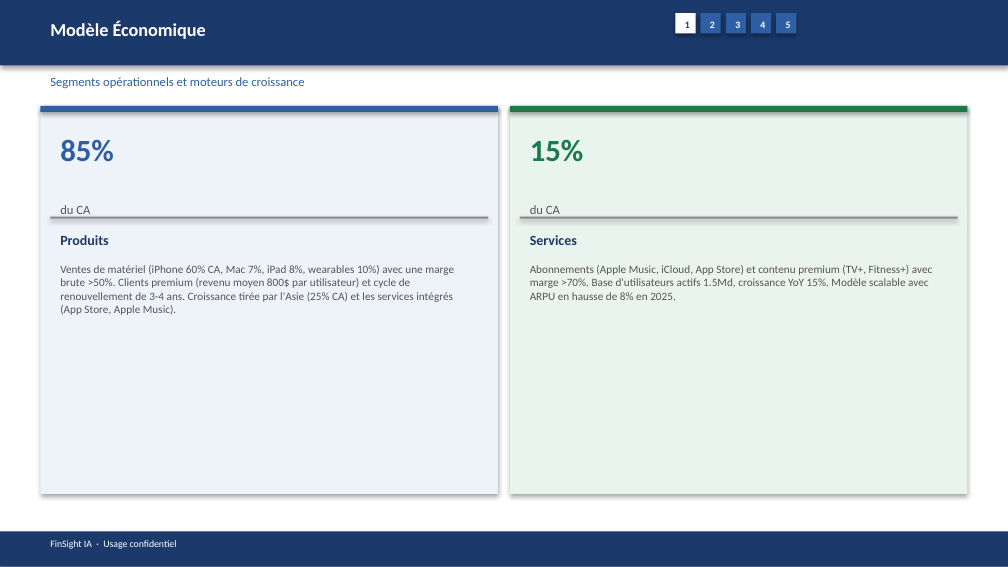
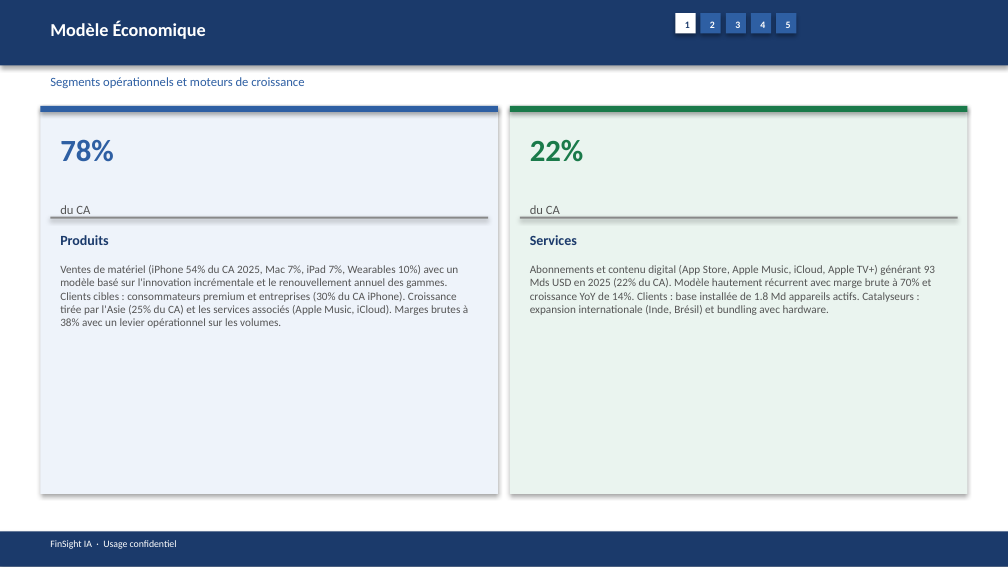
Before and after one commit to baptistejeh07-art/finsight-ia, a slide deck: slide 6 of preview/AAPL/AAPL_pitchbook.pptx. Drawn at 1008x567 pixels with LibreOffice and Linux fonts; fonts in the diff are those of the drawing. Boxes give left, top, right and bottom in pixels: in the first picture for what was removed or moved away, otherwise in the second. Text is boxed around its words. In the diff, an @@ line names an element or a change of style, - is before the commit and + after.

```diff
--- a/preview/AAPL/AAPL_pitchbook.pptx
+++ b/preview/AAPL/AAPL_pitchbook.pptx
@@ text at bbox=[60, 139, 114, 162]: text changed @@
-85%
+78%
@@ text at bbox=[530, 139, 584, 162]: text changed @@
-15%
+22%
@@ text at bbox=[60, 265, 468, 328]: text changed @@
-Ventes de matériel (iPhone 60% CA, Mac 7%, iPad 8%, wearables 10%) avec une marge brute >50%. Clients premium (revenu moyen 800$ par utilisateur) et cycle de renouvellement de 3-4 ans. Croissance tirée par l'Asie (25% CA) et les services intégrés (App Store, Apple Music).
+Ventes de matériel (iPhone 54% du CA 2025, Mac 7%, iPad 7%, Wearables 10%) avec un modèle basé sur l'innovation incrémentale et le renouvellement annuel des gammes. Clients cibles : consommateurs premium et entreprises (30% du CA iPhone). Croissance tirée par l'Asie (25% du CA) et les services associés (Apple Music, iCloud). Marges brutes à 38% avec un levier opérationnel sur les volumes.
@@ text at bbox=[530, 265, 935, 315]: text changed @@
-Abonnements (Apple Music, iCloud, App Store) et contenu premium (TV+, Fitness+) avec marge >70%. Base d'utilisateurs actifs 1.5Md, croissance YoY 15%. Modèle scalable avec ARPU en hausse de 8% en 2025.
+Abonnements et contenu digital (App Store, Apple Music, iCloud, Apple TV+) générant 93 Mds USD en 2025 (22% du CA). Modèle hautement récurrent avec marge brute à 70% et croissance YoY de 14%. Clients : base installée de 1.8 Md appareils actifs. Catalyseurs : expansion internationale (Inde, Brésil) et bundling avec hardware.
```
Also in this commit, not shown: 13 other slides changed, 4 other files.
